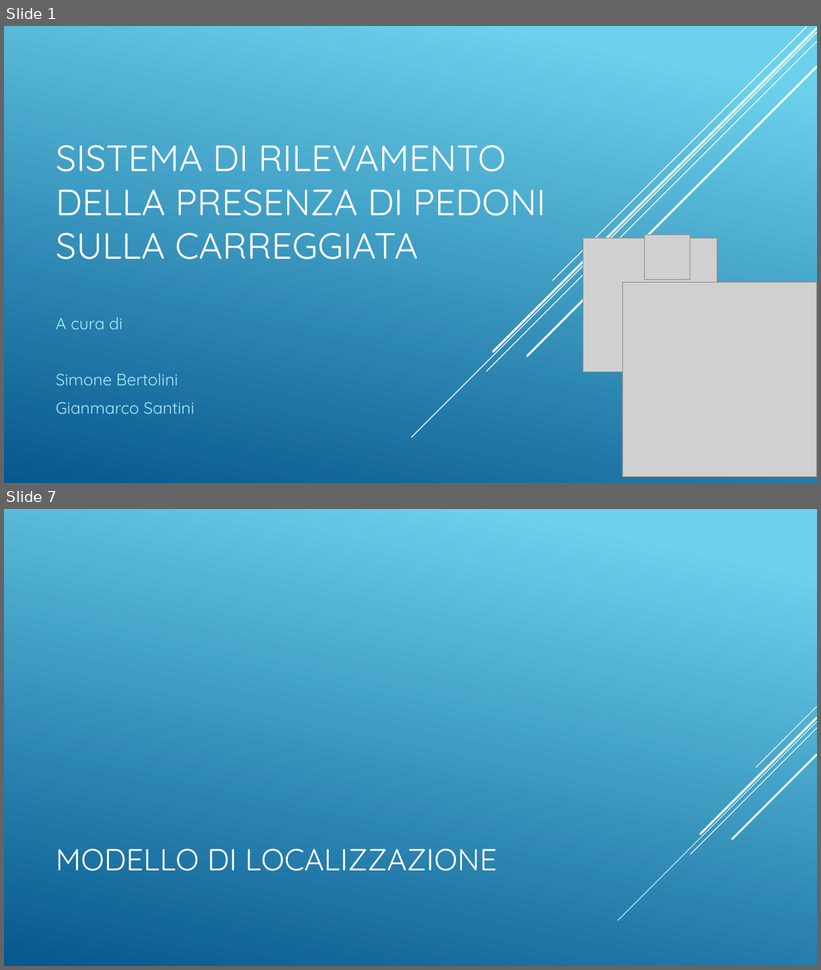
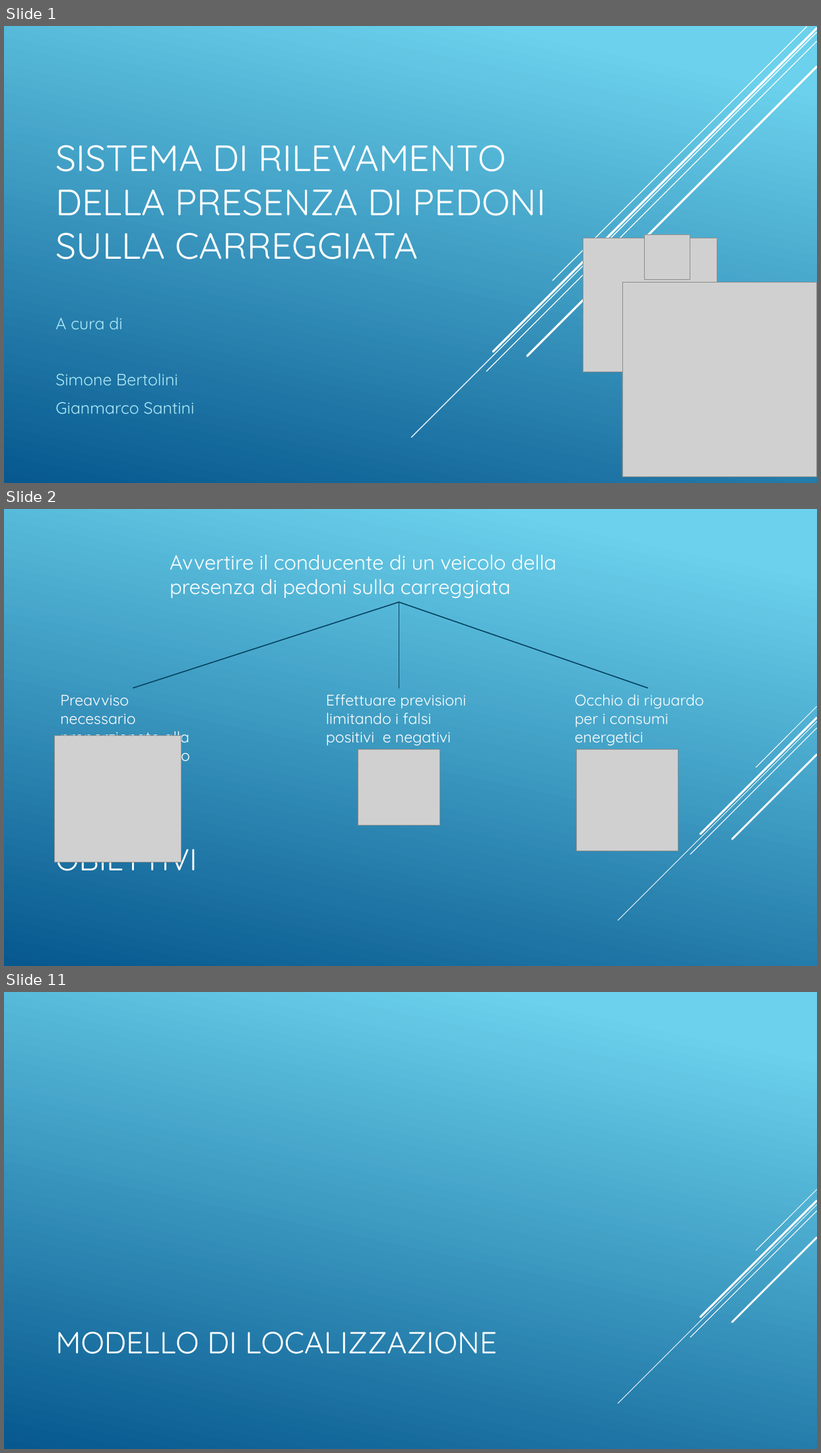
Before and after one commit to Siber93/CarAlertSystem, a slide deck: doc/Vehicles_VS_Humans.pptx. Shown one above the other, each under a label of ours: slides 1 and 7 before the commit, slides 1, 2 and 11 after it; the slides between them are not shown. The pictures are 821x970 and 821x1453 pixels, drawn with LibreOffice and Linux fonts; fonts in the diff are those of the drawing; grey boxes stand for pictures. Boxes give left, top, right and bottom in pixels: in the first picture for what was removed or moved away, otherwise in the second. Text is boxed around its words. In the diff, an @@ line names an element or a change of style, - is before the commit and + after.

```diff
--- a/doc/Vehicles_VS_Humans.pptx
+++ b/doc/Vehicles_VS_Humans.pptx
@@ slide 2 added at [4, 509, 817, 966], background gradient #6ED2EB to #06588E; not listed: 5 template elements that a slide beside it also shows @@
@@ text added at [170, 555, 556, 598], 24 pt, text #FFFFFF @@
+Avvertire il conducente di un veicolo della presenza di pedoni sulla carreggiata
@@ line added from (399, 602) to (133, 689), #054361 1.25 pt @@
@@ line added from (399, 602) to (399, 689), #054361 1.25 pt @@
@@ line added from (399, 602) to (648, 689), #054361 1.25 pt @@
@@ text added at [60, 695, 190, 765], 18 pt, text #FFFFFF @@
+Preavviso necessario proporzionato alla velocità del mezzo
@@ text added at [326, 694, 466, 746], 18 pt, text #FFFFFF @@
+Effettuare previsioni limitando i falsi positivi e negativi
@@ text added at [575, 694, 704, 746], 18 pt, text #FFFFFF @@
+Occhio di riguardo per i consumi energetici
@@ picture added at [55, 735, 182, 862] @@
@@ picture added at [358, 750, 440, 826] @@
@@ picture added at [577, 750, 679, 852] @@
@@ title added at [55, 838, 197, 879], 36 pt, text #FFFFFF @@
+OBIETTIVI
@@ what was slide 7 is now slide 11 @@
```
Also in this commit, not shown: 2 slides changed, 6 other slides added, 3 slides removed.
